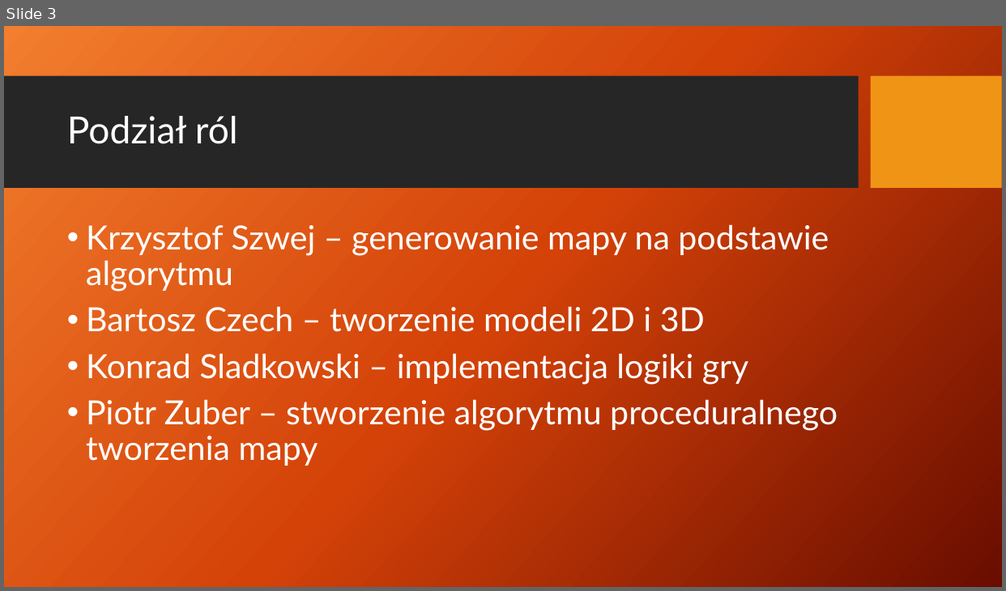
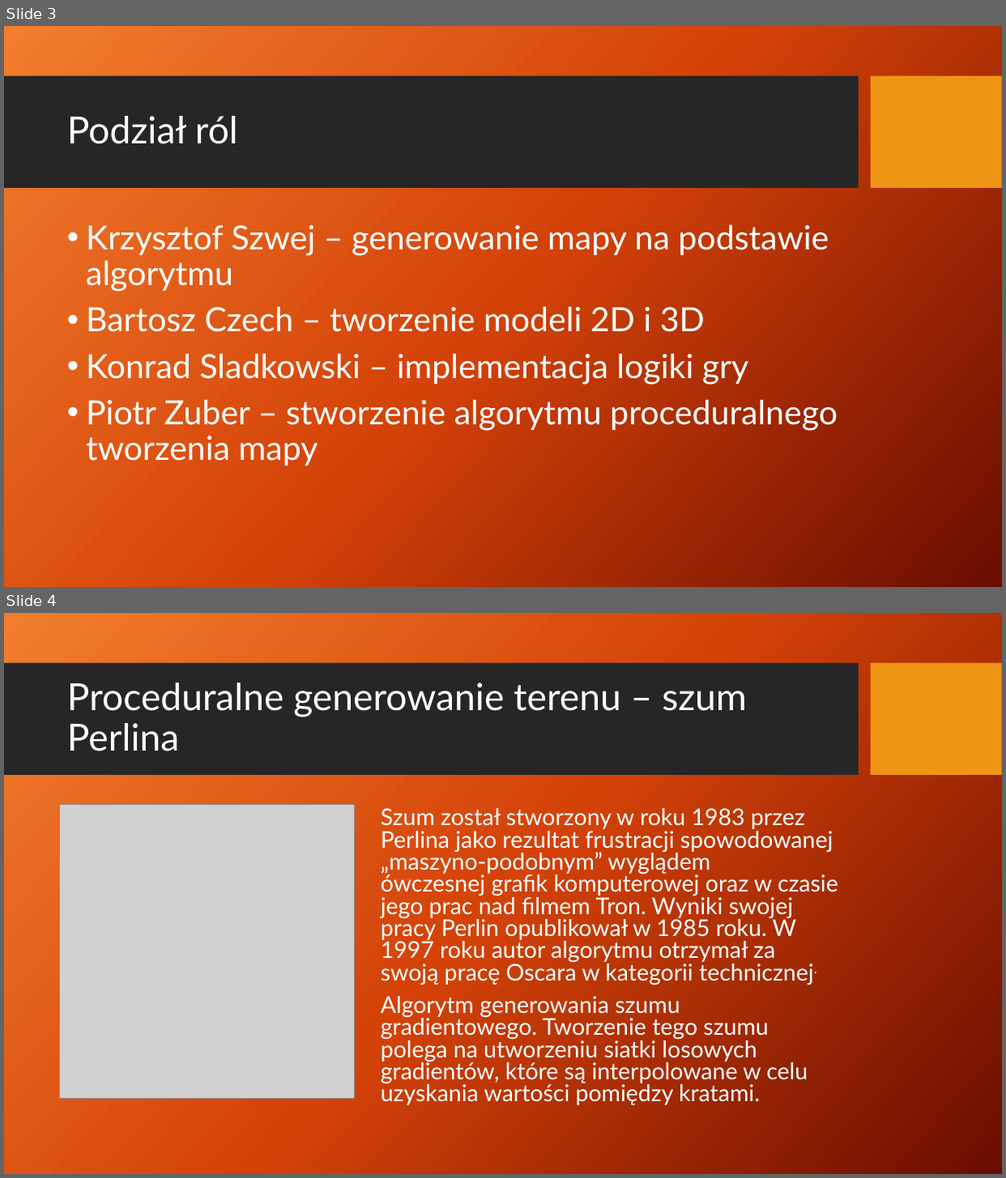
Before and after one commit to FakeOrganization-TD/TowerDefence, a slide deck: Prezentacje/Prez 2 - oceniana.pptx. Shown one above the other, each under a label of ours: slide 3 before the commit, slides 3 and 4 after it. The pictures are 1006x591 and 1006x1178 pixels, drawn with LibreOffice and Linux fonts; fonts in the diff are those of the drawing; grey boxes stand for pictures; background and template pictures are left out. Boxes give left, top, right and bottom in pixels: in the first picture for what was removed or moved away, otherwise in the second. Text is boxed around its words. In the diff, an @@ line names an element or a change of style, - is before the commit and + after.

```diff
--- a/Prezentacje/Prez 2 - oceniana.pptx
+++ b/Prezentacje/Prez 2 - oceniana.pptx
@@ slide 4 added at (4,613,1002,1174), background picture (left out); not listed: 2 template elements that a slide beside it also shows @@
@@ title added at (67,683,747,752), 36 pt, text #FFFFFF @@
+Proceduralne generowanie terenu – szum Perlina
@@ picture added at (59,805,355,1100) @@
@@ text added at (381,808,838,1105), 22.2 pt, text #FFFFFF @@
+Szum został stworzony w roku 1983 przez Perlina jako rezultat frustracji spowodowanej „maszyno-podobnym” wyglądem ówczesnej grafik komputerowej oraz w czasie jego prac nad filmem Tron. Wyniki swojej pracy Perlin opublikował w 1985 roku. W 1997 roku autor algorytmu otrzymał za swoją pracę Oscara w kategorii technicznej.
+Algorytm generowania szumu gradientowego. Tworzenie tego szumu polega na utworzeniu siatki losowych gradientów, które są interpolowane w celu uzyskania wartości pomiędzy kratami.
```
Also in this commit, not shown: 3 other slides added, 1 slide removed, 1 other file.
